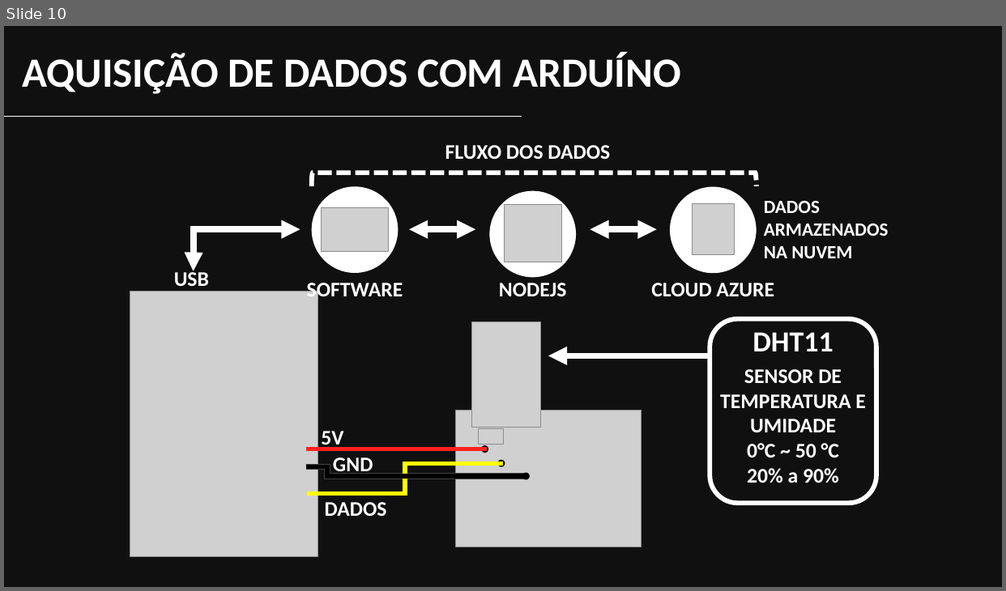
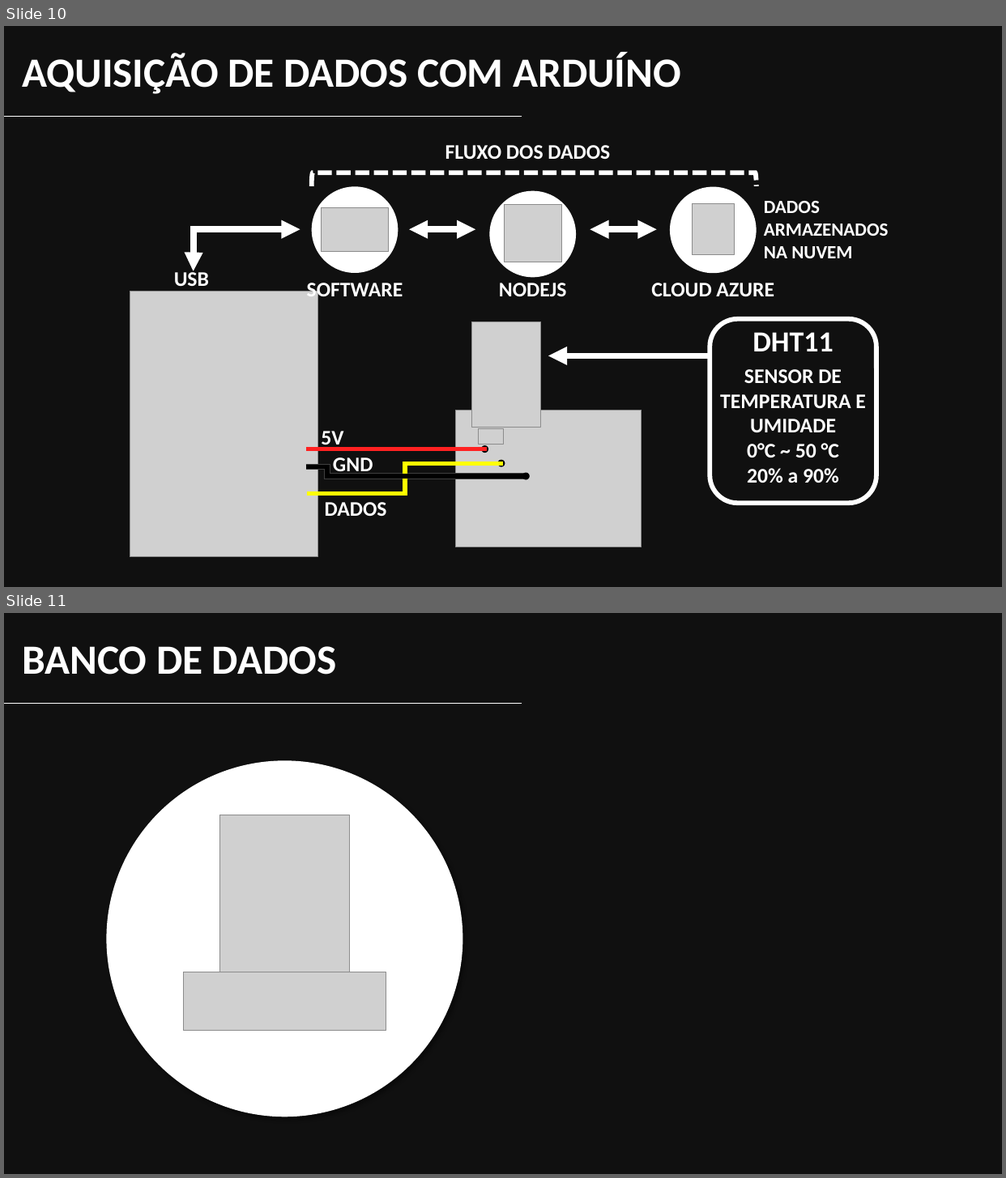
Before and after one commit to YudiG12/grupo-bandtec, a slide deck: Apresentação/inSensor.pptx. Shown one above the other, each under a label of ours: slide 10 before the commit, slides 10 and 11 after it. The pictures are 1006x591 and 1006x1178 pixels, drawn with LibreOffice and Linux fonts; fonts in the diff are those of the drawing; grey boxes stand for pictures; background and template pictures are left out; a plain dark background stands for a picture behind light text. Boxes give left, top, right and bottom in pixels: in the first picture for what was removed or moved away, otherwise in the second. Text is boxed around its words. In the diff, an @@ line names an element or a change of style, - is before the commit and + after.

Commit message:
apre modelo de dados e pasta da celia fix

```diff
--- a/Apresentação/inSensor.pptx
+++ b/Apresentação/inSensor.pptx
@@ slide 11 added at (4, 613, 1002, 1174), background picture (left out) @@
@@ rectangle added at (4, 613, 1002, 1174), fill #0D0D0D at 87% opacity @@
@@ text added at (22, 646, 336, 675), 40 pt, text #FFFFFF, bold @@
+BANCO DE DADOS
@@ line added from (4, 704) to (522, 704), #FFFFFF 0.5 pt @@
@@ ellipse added at (107, 760, 463, 1117), fill #FFFFFF @@
@@ picture added at (220, 815, 350, 973) @@
@@ picture added at (184, 972, 386, 1030) @@
```
Also in this commit, not shown: 1 other slide added, 6 other files.
